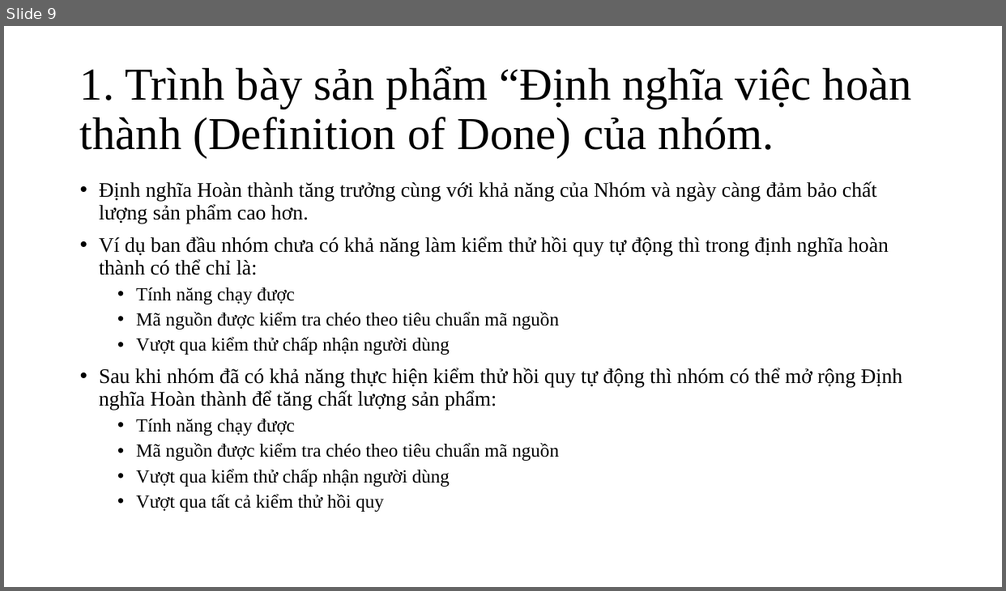
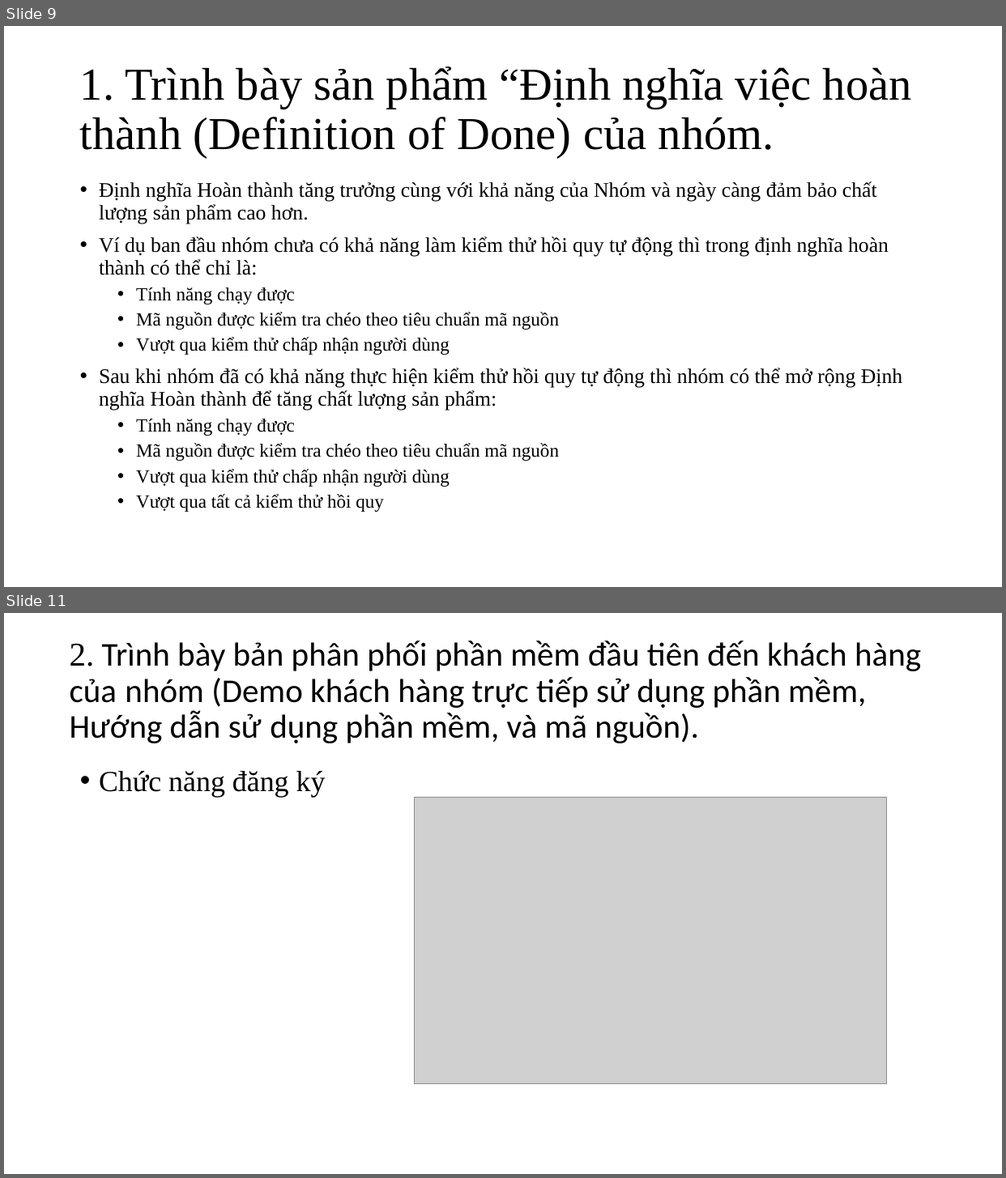
Before and after one commit to huynhquangminh/18HCB_QuanLyQuyTrinhPhanMem, a slide deck: Documents/Tuan5/Nhom_3_Tuan_5.pptx. Shown one above the other, each under a label of ours: slide 9 before the commit, slides 9 and 11 after it; the slides between them are not shown. The pictures are 1006x591 and 1006x1178 pixels, drawn with LibreOffice and Linux fonts; fonts in the diff are those of the drawing; grey boxes stand for pictures. Boxes give left, top, right and bottom in pixels: in the first picture for what was removed or moved away, otherwise in the second. Text is boxed around its words. In the diff, an @@ line names an element or a change of style, - is before the commit and + after.

```diff
--- a/Documents/Tuan5/Nhom_3_Tuan_5.pptx
+++ b/Documents/Tuan5/Nhom_3_Tuan_5.pptx
@@ slide 11 added at <box>4,613,1002,1174</box>, background #FFFFFF @@
@@ title added at <box>70,641,921,743</box>, 32 pt, text #000000 @@
+2. Trình bày bản phân phối phần mềm đầu tiên đến khách hàng của nhóm (Demo khách hàng trực tiếp sử dụng phần mềm, Hướng dẫn sử dụng phần mềm, và mã nguồn).
@@ text added at <box>99,771,326,797</box>, 28 pt, text #000000 @@
+• Chức năng đăng ký
@@ picture added at <box>414,797,887,1084</box> @@
```
Also in this commit, not shown: 7 slides changed, 1 other slide added, 1 slide removed, 5 other files.
